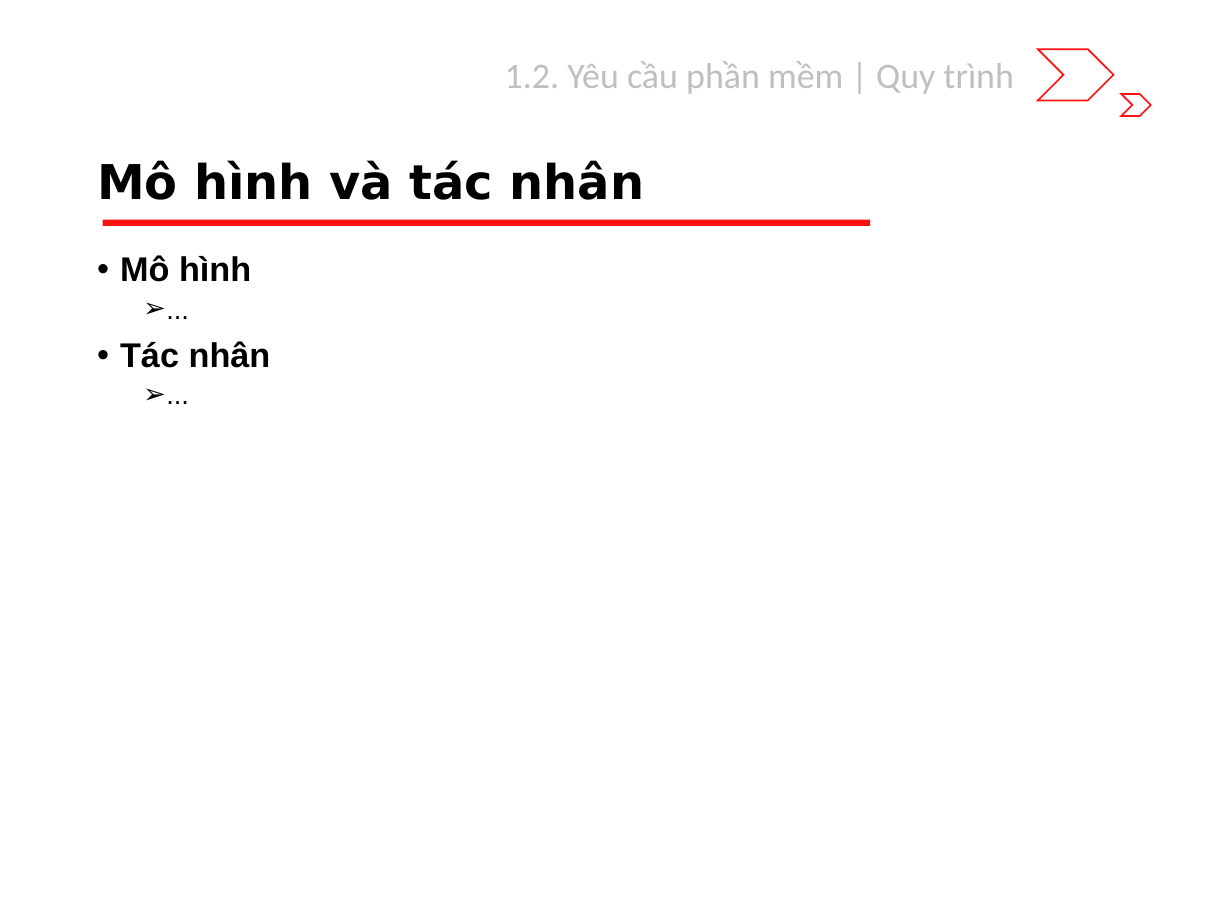
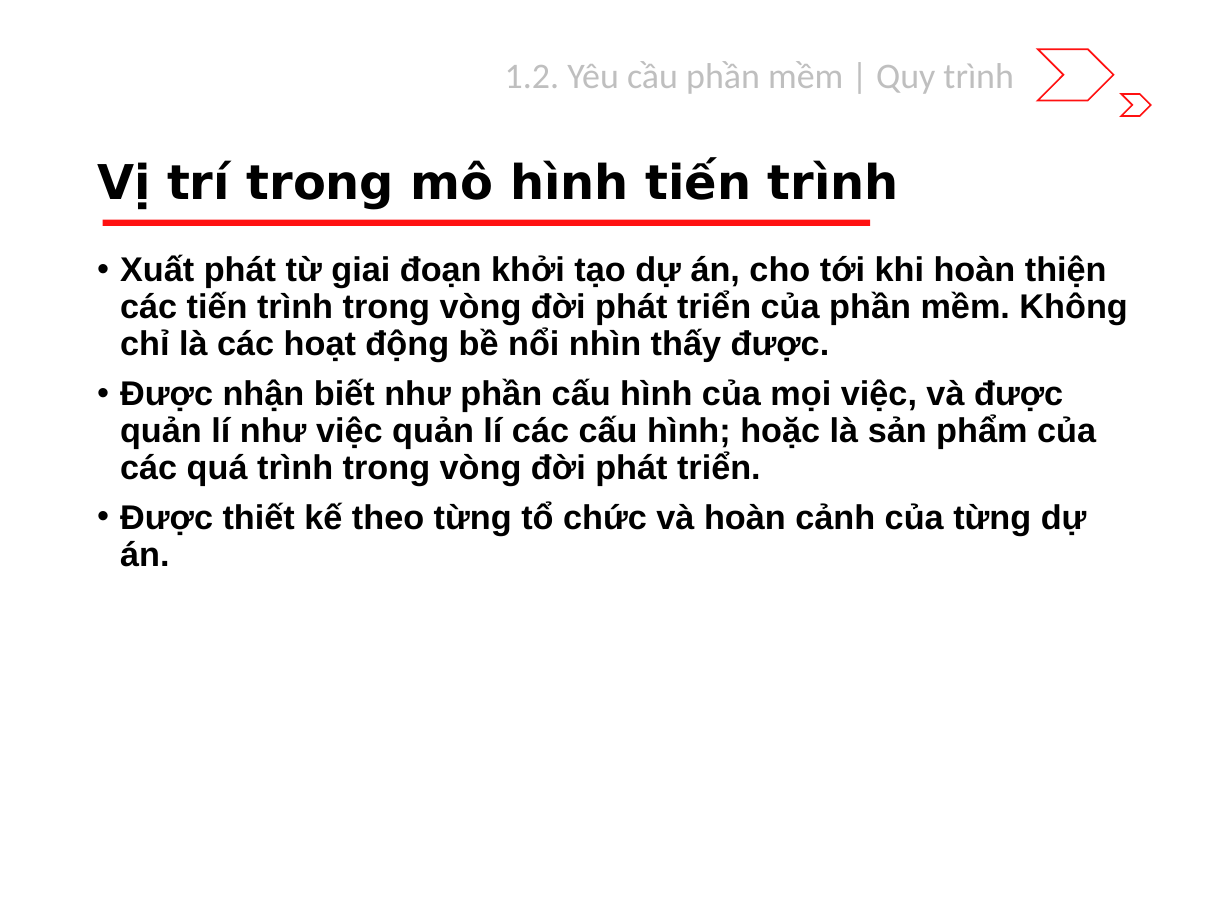
Before and after one commit to riverspart/uet-adv-sw-engineering, a slide deck: slide 10 of slide/dev/chapter_1/slide.pptx (slide 9 before the commit). Drawn at 1232x924 pixels with LibreOffice and Linux fonts; fonts in the diff are those of the drawing. Boxes give left, top, right and bottom in pixels: in the first picture for what was removed or moved away, otherwise in the second. Text is boxed around its words. In the diff, an @@ line names an element or a change of style, - is before the commit and + after.

```diff
--- a/slide/dev/chapter_1/slide.pptx
+++ b/slide/dev/chapter_1/slide.pptx
@@ title at bbox=[97, 160, 899, 210]: text changed @@
-Mô hình và tác nhân
+Vị trí trong mô hình tiến trình
@@ text at bbox=[120, 254, 1127, 567]: text changed @@
-• Mô hình
-  ➢ ...
-• Tác nhân
-  ➢ ...
+• Xuất phát từ giai đoạn khởi tạo dự án, cho tới khi hoàn thiện các tiến trình trong vòng đời phát triển của phần mềm. Không chỉ là các hoạt động bề nổi nhìn thấy được.
+• Được nhận biết như phần cấu hình của mọi việc, và được quản lí như việc quản lí các cấu hình; hoặc là sản phẩm của các quá trình trong vòng đời phát triển.
+• Được thiết kế theo từng tổ chức và hoàn cảnh của từng dự án.
```
Also in this commit, not shown: 3 other slides changed, 3 slides added, 1 other file.
